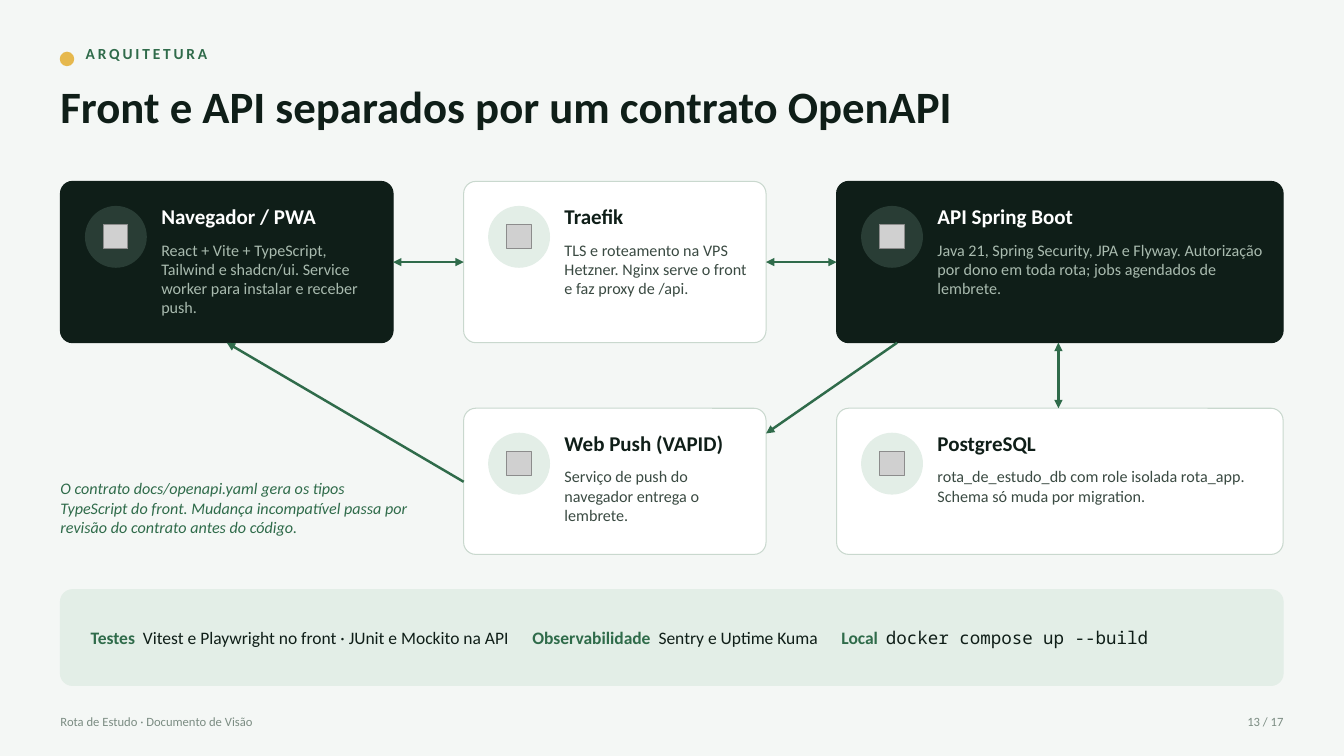
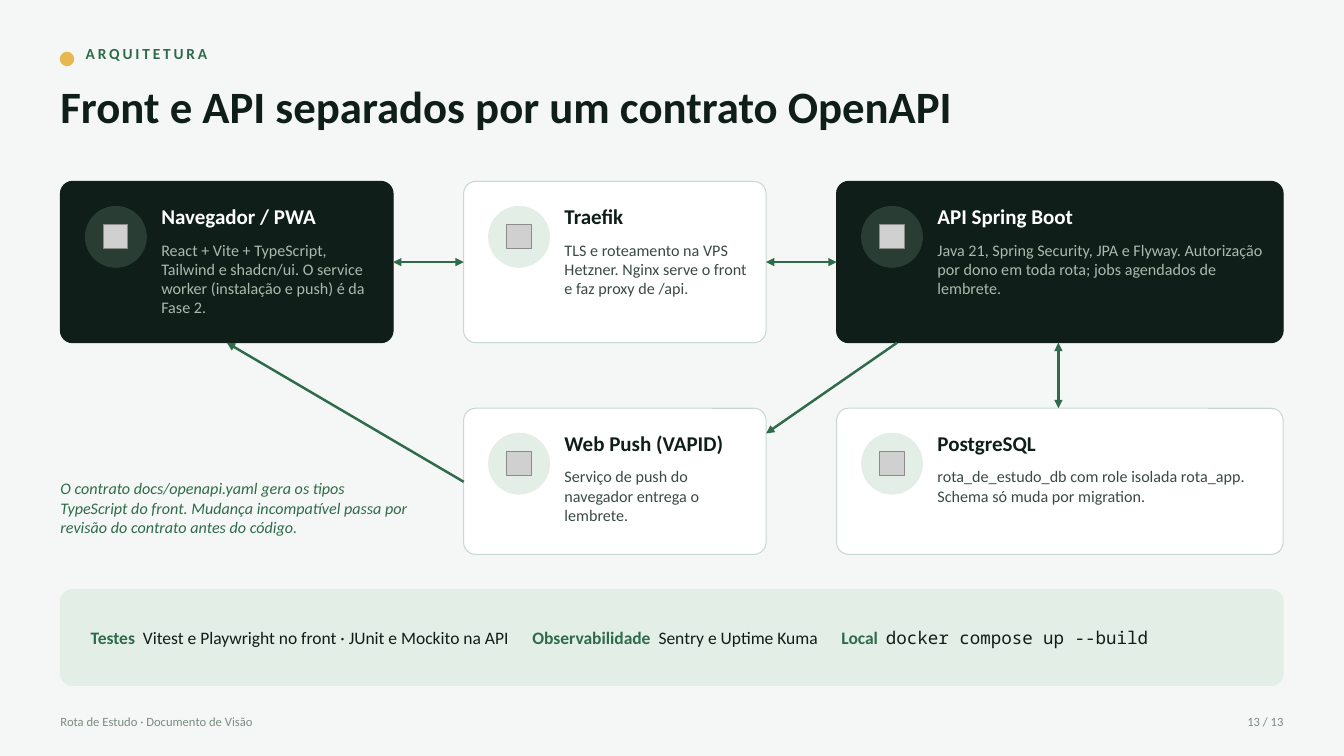
Before and after one commit to rilsonjoas/rural-sala-de-aula, a slide deck: slide 13 of Rota de Estudo - Requisitos e Escopo.pptx. Drawn at 1344x756 pixels with LibreOffice and Linux fonts; fonts in the diff are those of the drawing; grey boxes stand for pictures. Boxes give left, top, right and bottom in pixels: in the first picture for what was removed or moved away, otherwise in the second. Text is boxed around its words. In the diff, an @@ line names an element or a change of style, - is before the commit and + after.

```diff
--- a/Rota de Estudo - Requisitos e Escopo.pptx
+++ b/Rota de Estudo - Requisitos e Escopo.pptx
@@ text at box(161, 245, 364, 313): text changed @@
-React + Vite + TypeScript, Tailwind e shadcn/ui. Service worker para instalar e receber push.
+React + Vite + TypeScript, Tailwind e shadcn/ui. O service worker (instalação e push) é da Fase 2.
@@ text at box(1247, 718, 1284, 726): text changed @@
-13 / 17
+13 / 13
```
Also in this commit, not shown: 11 other slides changed, 1 slide added, 5 slides removed, 1 other file.
